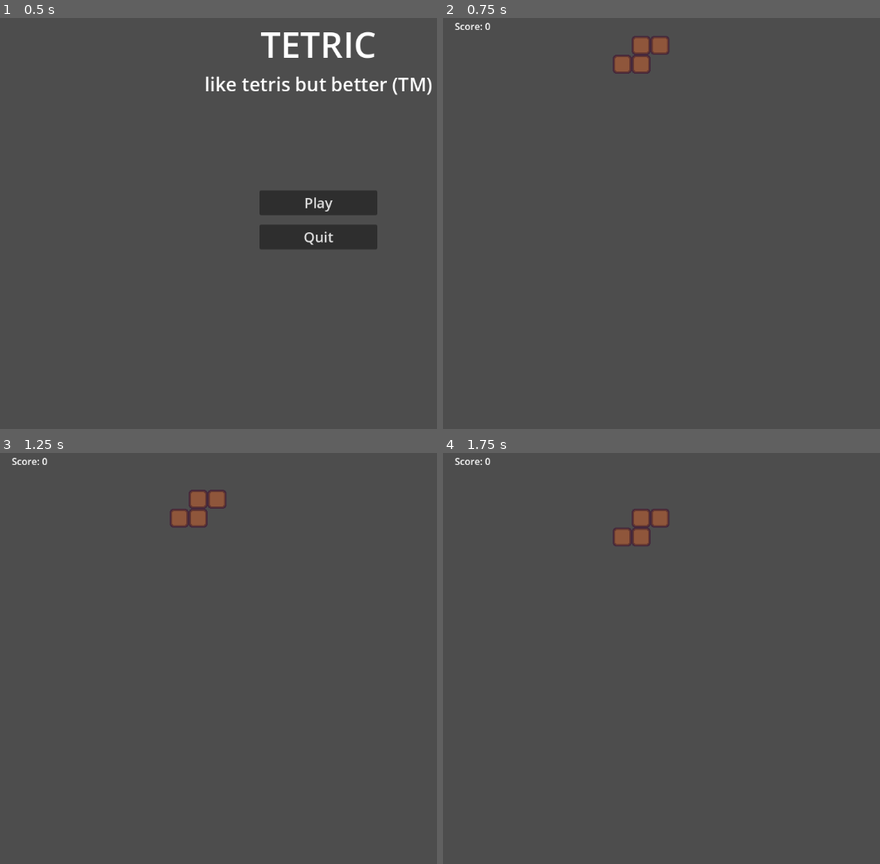
Above: before the commit, frames 1-4 (two rows, left to right).
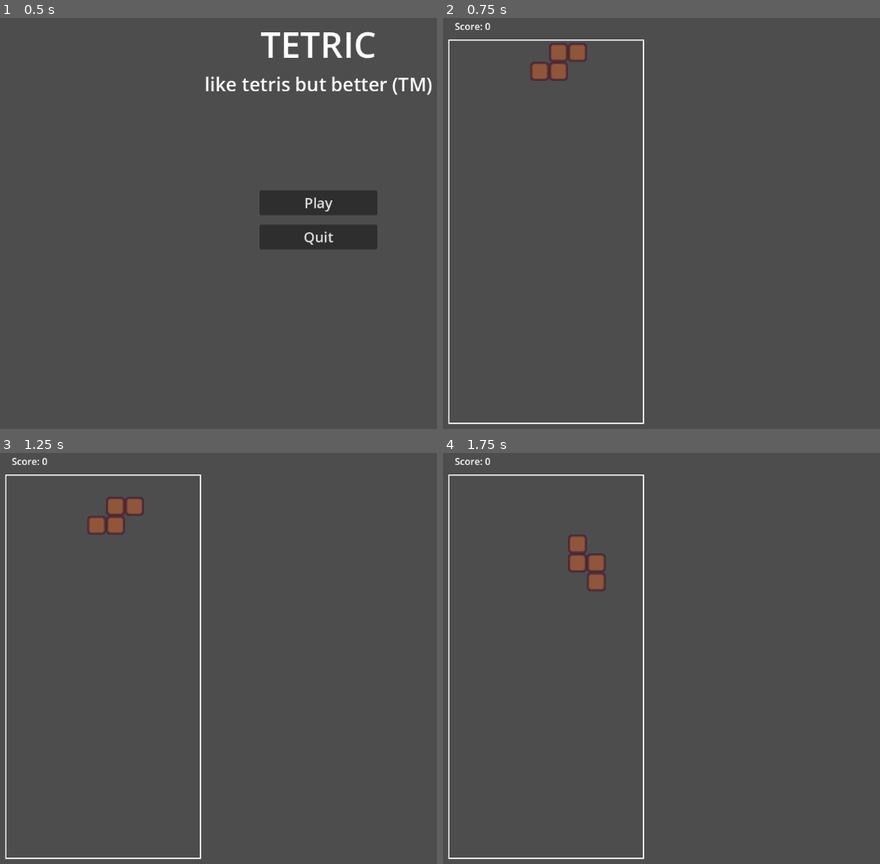
Above: after the commit, the same moments.

Repository: jollyroger182/tetric
Game: Godot game, scene res://scenes/menu/menu.tscn
Two runs of this game, one before a commit and one after it. Both use one fixed random seed, a clock stepped at 60 frames per second and the inputs below.
Inputs:
- Up to frame 1 (0.5 s): no input
- Up to frame 2 (0.75 s): click "Play" at 0.5 s
- Up to frame 3 (1.25 s): no input
- Up to frame 4 (1.75 s): tap Enter at 1.25 s; hold Right (right, bound only after the commit) from 1.28 s (still down); tap W (rotate) at 1.35 s; tap Down (soft_drop, bound only after the commit) at 1.55 s

Frame 1 is identical in both runs. In frame 2, 2.5% of the frame differs, in the area x 1-52%, y 4-99%; in frame 3, 2.5%, in the area x 1-52%, y 5-99%; in frame 4, 2.5%.

Commit message:
add moving and rotating and placing, game kinda works now!

Diff:
--- a/autoloads/constants.gd
+++ b/autoloads/constants.gd
@@ -1,2 +1,4 @@
-const BOARD_SIZE = Vector2i(20, 20)
+extends Node
+
+const BOARD_SIZE = Vector2i(10, 20)
 const SIZE = 32
--- a/project.godot
+++ b/project.godot
@@ -37,3 +37,20 @@
 , Object(InputEventKey,"resource_local_to_scene":false,"resource_name":"","device":-1,"window_id":0,"alt_pressed":false …(186 unchanged characters)…
 ]
 }
+left={
+"deadzone": 0.2,
+"events": [Object(InputEventKey,"resource_local_to_scene":false,"resource_name":"","device":-1,"window_id":0,"alt_pressed":false,"shift_pressed":false,"ctrl_pressed":false,"meta_pressed":false,"pressed":false,"keycode":0,"physical_keycode":4194319,"key_label":0,"unicode":0,"location":0,"echo":false,"script":null)
+, Object(InputEventKey,"resource_local_to_scene":false,"resource_name":"","device":-1,"window_id":0,"alt_pressed":false,"shift_pressed":false,"ctrl_pressed":false,"meta_pressed":false,"pressed":false,"keycode":0,"physical_keycode":65,"key_label":0,"unicode":97,"location":0,"echo":false,"script":null)
+]
+}
+right={
+"deadzone": 0.2,
+"events": [Object(InputEventKey,"resource_local_to_scene":false,"resource_name":"","device":-1,"window_id":0,"alt_pressed":false,"shift_pressed":false,"ctrl_pressed":false,"meta_pressed":false,"pressed":false,"keycode":0,"physical_keycode":4194321,"key_label":0,"unicode":0,"location":0,"echo":false,"script":null)
+, Object(InputEventKey,"resource_local_to_scene":false,"resource_name":"","device":-1,"window_id":0,"alt_pressed":false,"shift_pressed":false,"ctrl_pressed":false,"meta_pressed":false,"pressed":false,"keycode":0,"physical_keycode":68,"key_label":0,"unicode":100,"location":0,"echo":false,"script":null)
+]
+}
+soft_drop={
+"deadzone": 0.2,
+"events": [Object(InputEventKey,"resource_local_to_scene":false,"resource_name":"","device":-1,"window_id":0,"alt_pressed":false,"shift_pressed":false,"ctrl_pressed":false,"meta_pressed":false,"pressed":false,"keycode":0,"physical_keycode":4194322,"key_label":0,"unicode":0,"location":0,"echo":false,"script":null)
+]
+}
--- /dev/null
+++ b/scenes/components/tetromino/cell.tscn
@@ -0,0 +1,7 @@
+[gd_scene load_steps=2 format=3 uid="uid://crhlhesneul4k"]
+
+[ext_resource type="Texture2D" uid="uid://biupmqo5o7vib" path="res://assets/images/cell.png" id="1_6dgf2"]
+
+[node name="Cell" type="Sprite2D"]
+texture = ExtResource("1_6dgf2")
+centered = false
--- a/scenes/components/tetromino/input.gd
+++ b/scenes/components/tetromino/input.gd
@@ -5,4 +5,10 @@
 
 func _process(delta: float) -> void:
 	if Input.is_action_just_pressed("rotate"):
-		print("rotatey")
+		piece.try_rotate(true)
+	if Input.is_action_just_pressed("left"):
+		piece.try_move(Vector2i.LEFT)
+	if Input.is_action_just_pressed("right"):
+		piece.try_move(Vector2i.RIGHT)
+	if Input.is_action_just_pressed("soft_drop"):
+		piece.try_move(Vector2i.DOWN)
--- a/scenes/components/tetromino/tetromino.gd
+++ b/scenes/components/tetromino/tetromino.gd
@@ -29,19 +29,23 @@
 var offset = Vector2i.ZERO
 
 
+signal landed(piece: Tetromino)
+
+
 func _ready() -> void:
 	offsets.assign(shapes[randi_range(0, shapes.size()-1)])
+	var min_y = 0
+	for i in range(4):
+		min_y = min(min_y, offsets[i].y)
+	offset.y = -min_y
+	update_position()
+
+
+func update_position():
 	for i in range(4):
 		cells[i].position = offsets[i] * Constants.SIZE
 		cells[i].scale.x = 1.0 * Constants.SIZE / cell_image.get_width()
 		cells[i].scale.y = 1.0 * Constants.SIZE / cell_image.get_height()
-
-
-func _process(delta: float):
-	pass
-
-
-func update_position():
 	position = offset * Constants.SIZE
 
 
@@ -49,3 +53,16 @@
 	if board.can_place(offset + direction, offsets):
 		offset += direction
 		update_position()
+	else:
+		if direction == Vector2i.DOWN:
+			landed.emit(self)
+
+
+func try_rotate(ccw: bool):
+	var new_piece: Array[Vector2i] = []
+	for tile in offsets:
+		var new_tile = Vector2i(tile.y, -tile.x) * (-1 if ccw else 1)
+		new_piece.append(new_tile)
+	if board.can_place(offset, new_piece):
+		offsets.assign(new_piece)
+		update_position()
--- a/scenes/components/tetromino/tetromino.tscn
+++ b/scenes/components/tetromino/tetromino.tscn
@@ -1,28 +1,20 @@
 [gd_scene load_steps=5 format=3 uid="uid://bmw36fknked8f"]
 
 [ext_resource type="Script" uid="uid://lnde6jqdi0ol" path="res://scenes/components/tetromino/tetromino.gd" id="1_anylu"]
-[ext_resource type="Texture2D" uid="uid://biupmqo5o7vib" path="res://assets/images/cell.png" id="2_2mgpo"]
+[ext_resource type="PackedScene" uid="uid://crhlhesneul4k" path="res://scenes/components/tetromino/cell.tscn" id="2_tfj2p"]
 [ext_resource type="Script" uid="uid://bhkff2w82yn24" path="res://scenes/components/tetromino/input.gd" id="3_2mgpo"]
 [ext_resource type="Script" uid="uid://br40t2l7js0wx" path="res://scenes/components/tetromino/gravity.gd" id="4_tfj2p"]
 
 [node name="Tetromino" type="Node2D"]
 script = ExtResource("1_anylu")
 
-[node name="Cell1" type="Sprite2D" parent="."]
-texture = ExtResource("2_2mgpo")
-centered = false
+[node name="Cell1" parent="." instance=ExtResource("2_tfj2p")]
 
-[node name="Cell2" type="Sprite2D" parent="."]
-texture = ExtResource("2_2mgpo")
-centered = false
+[node name="Cell2" parent="." instance=ExtResource("2_tfj2p")]
 
-[node name="Cell3" type="Sprite2D" parent="."]
-texture = ExtResource("2_2mgpo")
-centered = false
+[node name="Cell3" parent="." instance=ExtResource("2_tfj2p")]
 
-[node name="Cell4" type="Sprite2D" parent="."]
-texture = ExtResource("2_2mgpo")
-centered = false
+[node name="Cell4" parent="." instance=ExtResource("2_tfj2p")]
 
 [node name="InputHandler" type="Node" parent="." node_paths=PackedStringArray("piece")]
 script = ExtResource("3_2mgpo")
--- a/scenes/main/board.gd
+++ b/scenes/main/board.gd
@@ -1,16 +1,29 @@
 extends Node2D
 class_name Board
 
-const TetrominoScene = preload("res://scenes/components/tetromino/tetromino.tscn")
+const Tetromino = preload("res://scenes/components/tetromino/tetromino.tscn")
+const Cell = preload("res://scenes/components/tetromino/cell.tscn")
+
+var filled_tiles: Array[Vector2i] = []
+
+
+func _draw():
+	var width = Constants.BOARD_SIZE.x * Constants.SIZE + 10
+	var height = Constants.BOARD_SIZE.y * Constants.SIZE + 10
+
+	var rect = Rect2(-width/2.0-5, -5, width, height)
+
+	draw_rect(rect, Color.WHITE, false, 2)
 
 
 # Called when the node enters the scene tree for the first time.
 func _ready() -> void:
-	position.x = Constants.BOARD_SIZE.x * Constants.SIZE / 2.0
+	position.x = Constants.BOARD_SIZE.x * Constants.SIZE / 2.0 + 20
 	position.y = \
 		get_viewport().get_visible_rect().size.y \
 		- Constants.BOARD_SIZE.y \
-		* Constants.SIZE
+		* Constants.SIZE \
+		- 20
 	print(position.x)
 
 
@@ -19,12 +32,40 @@
 	pass
 
 
+func _add_filled_tile(location: Vector2i):
+	if location in filled_tiles:
+		return
+	filled_tiles.append(location)
+
+	var sprite = Cell.instantiate()
+	sprite.position = location * Constants.SIZE
+	add_child(sprite)
+
+
+func _on_piece_landed(piece: Tetromino):
+	for tile in piece.offsets:
+		_add_filled_tile(piece.offset + tile)
+	piece.queue_free()
+	spawn_piece()
+
+
 func spawn_piece():
-	var tetromino: Tetromino = TetrominoScene.instantiate()
+	var tetromino: Tetromino = Tetromino.instantiate()
 	tetromino.board = self
 	tetromino.name = "ActivePiece"
+	tetromino.landed.connect(_on_piece_landed)
 	add_child(tetromino)
 
 
 func can_place(offset: Vector2i, piece: Array[Vector2i]) -> bool:
+	for tile in piece:
+		var pos = offset + tile
+		if (
+			pos in filled_tiles or
+			pos.x < -Constants.BOARD_SIZE.x/2 or
+			pos.x >= Constants.BOARD_SIZE.x/2 or
+			pos.y < 0 or
+			pos.y >= Constants.BOARD_SIZE.y
+		):
+			return false
 	return true
